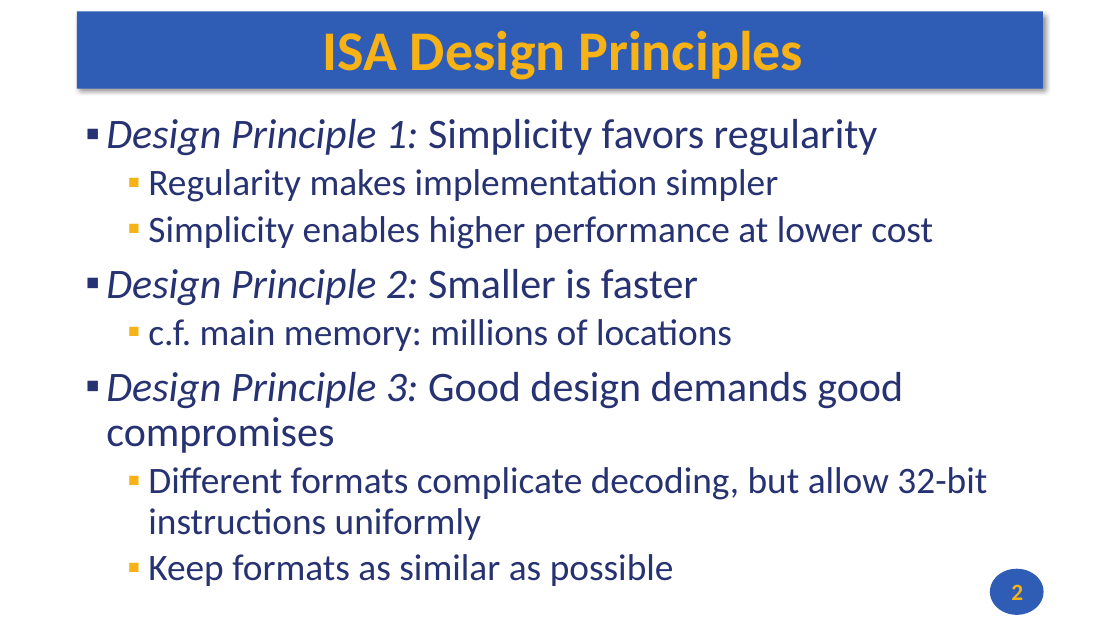
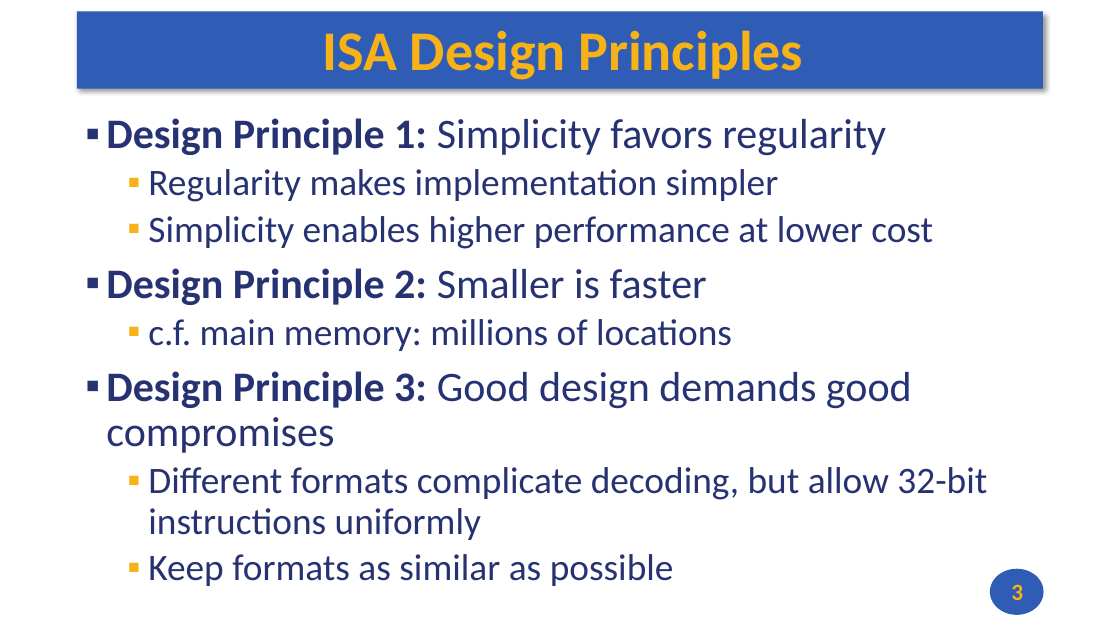
Before and after one commit to andrewt0301/hse-acos-course, a slide deck: slide 3 of docs/part1ca/04_Instructions/CA_Lecture_04.pptx (slide 2 before the commit). Drawn at 1120x630 pixels with LibreOffice and Linux fonts; fonts in the diff are those of the drawing. Boxes give left, top, right and bottom in pixels: in the first picture for what was removed or moved away, otherwise in the second. Text is boxed around its words. In the diff, an @@ line names an element or a change of style, - is before the commit and + after.

```diff
--- a/docs/part1ca/04_Instructions/CA_Lecture_04.pptx
+++ b/docs/part1ca/04_Instructions/CA_Lecture_04.pptx
@@ text at (106,118,912,453): bold on, italic off in "Design Principle 1:", "Design Principle 2:", "Design Principle 3:" @@
@@ page number at (1011,584,1023,600): text changed @@
-2
+3
```
Also in this commit, not shown: 2 other slides changed, 2 slides added, 1 slide removed, 1 other file.
